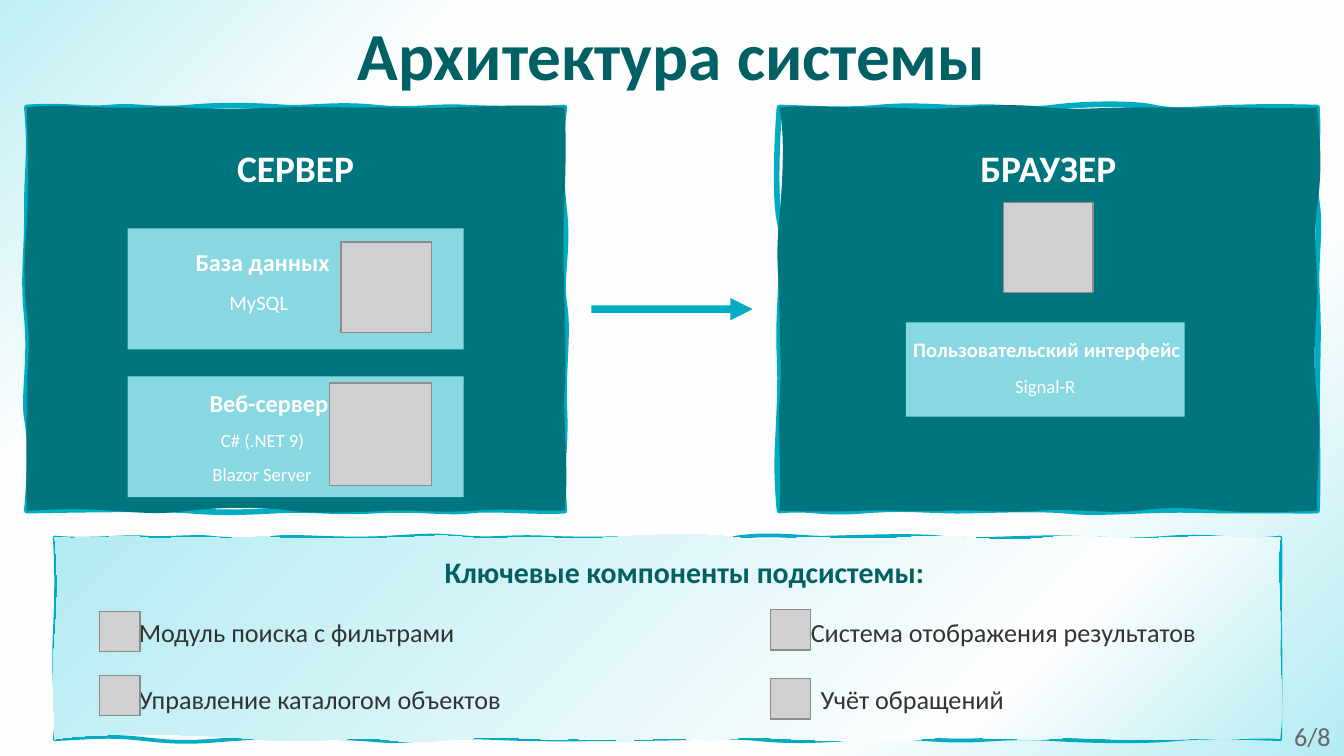
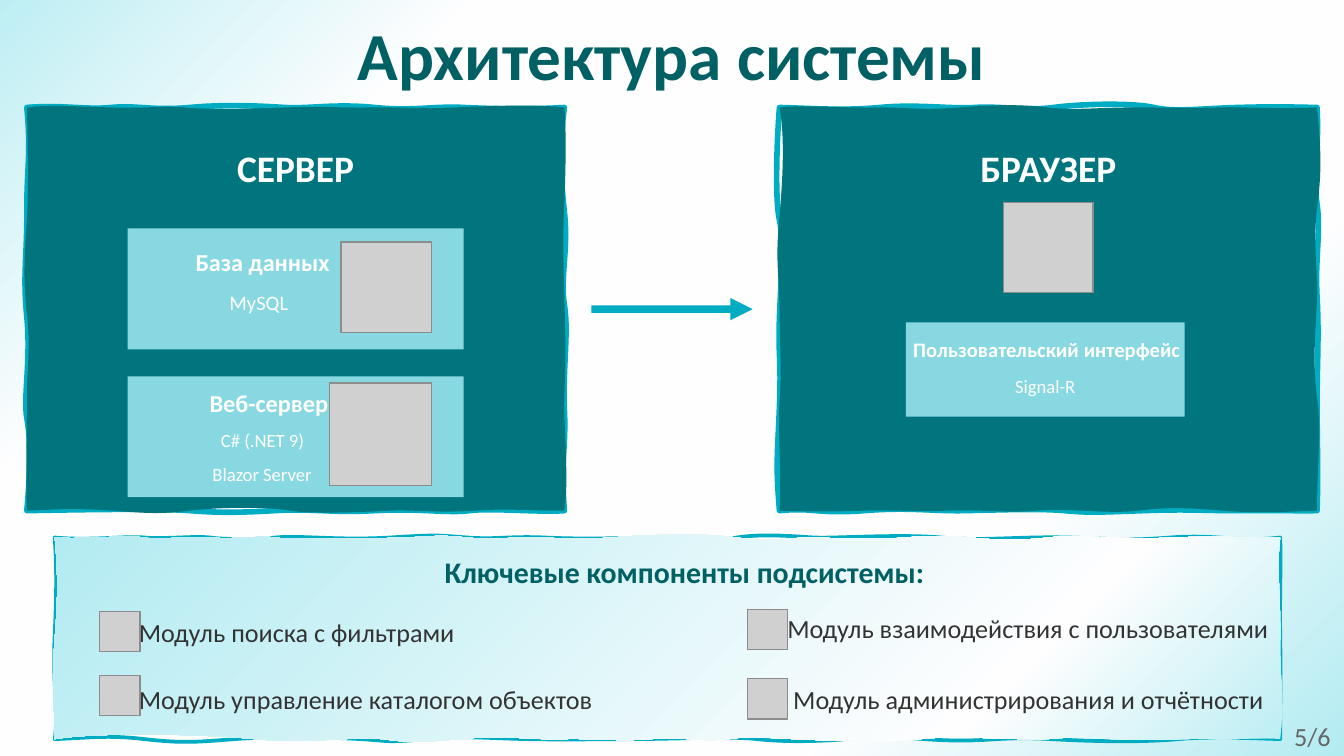
Before and after one commit to AndMar20/Present, a slide deck: slide 6 of Other/Курсовой_проект_АрхРеестр_Маратканов_А.А.pptx (slide 7 before the commit). Drawn at 1344x756 pixels with LibreOffice and Linux fonts; fonts in the diff are those of the drawing; grey boxes stand for pictures. Boxes give left, top, right and bottom in pixels: in the first picture for what was removed or moved away, otherwise in the second. Text is boxed around its words. In the diff, an @@ line names an element or a change of style, - is before the commit and + after.

```diff
--- a/Other/Курсовой_проект_АрхРеестр_Маратканов_А.А.pptx
+++ b/Other/Курсовой_проект_АрхРеестр_Маратканов_А.А.pptx
@@ picture moved from (x1=770, y1=610, x2=810, y2=650) to (x1=747, y1=609, x2=788, y2=649) @@
@@ text at (x1=787, y1=617, x2=1269, y2=645): text changed @@
-• Система отображения результатов
+Модуль взаимодействия с пользователями
@@ text at (x1=139, y1=687, x2=592, y2=715): text changed @@
-• Управление каталогом объектов
+• Модуль управление каталогом объектов
@@ picture moved from (x1=770, y1=679, x2=810, y2=719) to (x1=747, y1=679, x2=788, y2=719) @@
@@ text at (x1=793, y1=691, x2=1263, y2=714): text changed @@
-Учёт обращений
+Модуль администрирования и отчётности
@@ text at (x1=1294, y1=728, x2=1331, y2=747): text changed @@
-6/8
+5/6
```
Also in this commit, not shown: 7 other slides changed, 2 slides removed.
